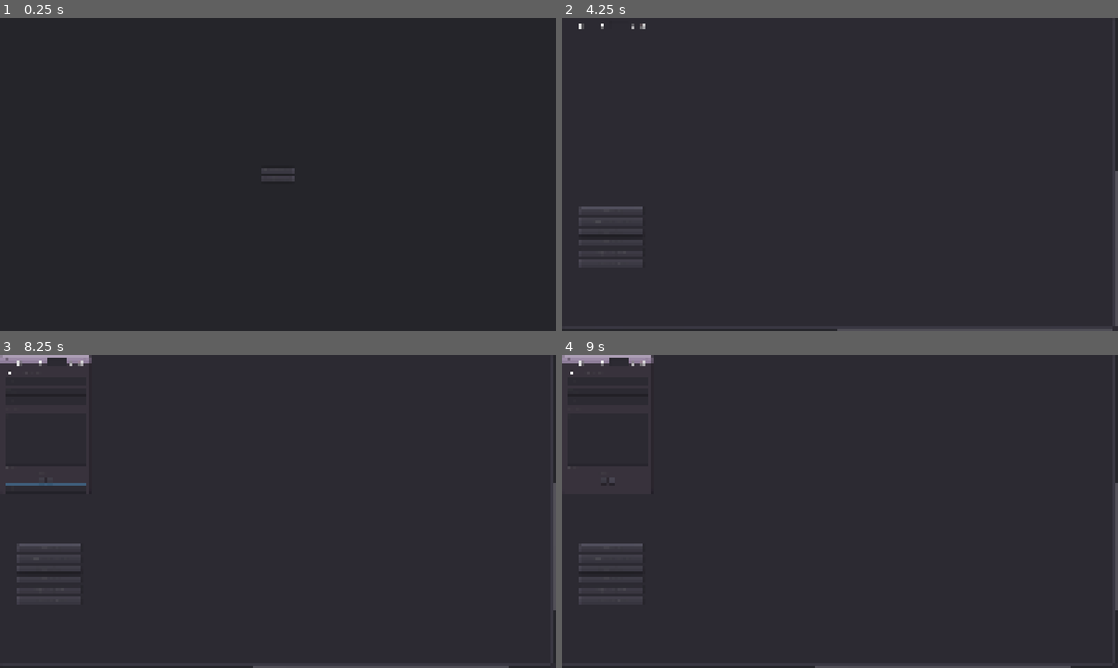
Above: before the commit, frames 1-4 (two rows, left to right).
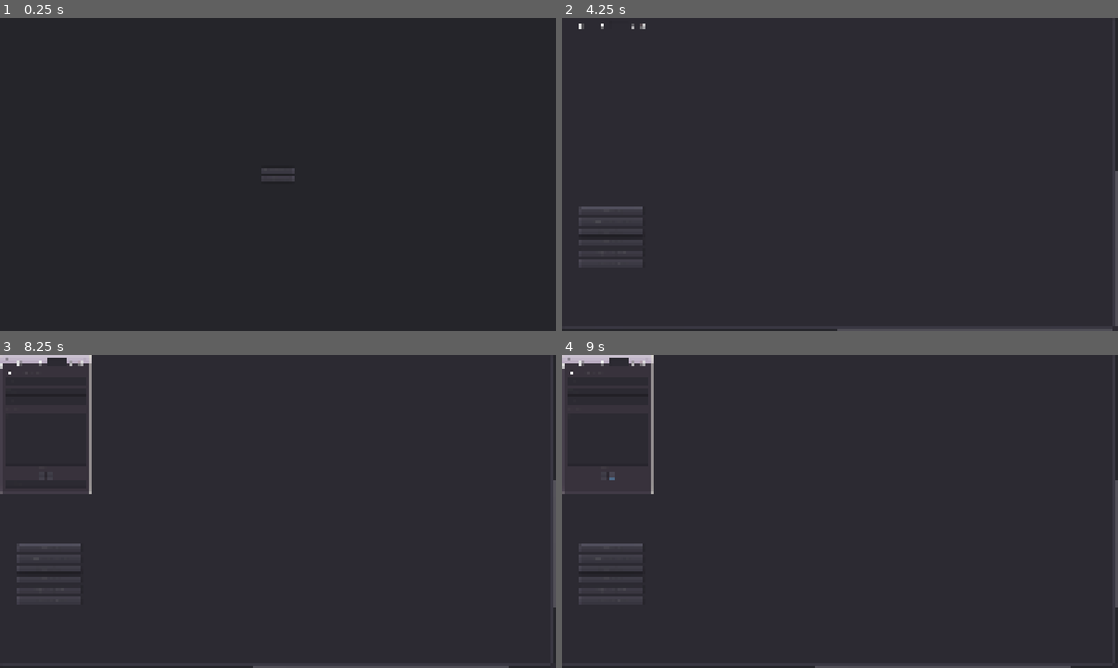
Above: after the commit, the same moments.

Repository: masterhand83/moon_dialogs
Game: Godot game, scene res://GUI/main_view.tscn
Same seed, same stepped clock (60 frames per second), same inputs: the game is played once before the commit and once after it.
Inputs (mouse positions are in pixels of both pictures, inside the frame that each line leads up to):
- Up to frame 1 (0.25 s): no input
- Up to frame 2 (4.25 s): click "New Project" at 0.5 s; click (573, 24) at 1.25 s; click (595, 24) at 2 s; click (606, 24) at 2.75 s; click (639, 24) at 3.5 s
- Up to frame 3 (8.25 s): click "Add Dialog" at 4.25 s; click (44, 380) at 5.02 s; type "12" at 5.1 s; click (44, 392) at 5.25 s; type "Alex" at 5.33 s; click (44, 401) at 5.48 s; type "12" at 5.57 s; click (44, 439) at 5.77 s; type "Alex" at 5.85 s; click "multiple choice" at 6.5 s; click "+" at 7.25 s; click (44, 489) at 8.02 s; type "12" at 8.1 s
- Up to frame 4 (9 s): click "-" at 8.75 s

Frames 1-2 are identical in both runs. In frame 3, 0.8% of the frame differs, in the area x 0-100%, y 0-82%; in frame 4, 0.6%.

Commit message:
added next/choice toggler

Diff:
--- a/dialog_node/base_dialog_node.gd
+++ b/dialog_node/base_dialog_node.gd
@@ -19,6 +19,9 @@
     line_edit.placeholder_text = 'choice'
     choice_inputs[str(choice_index)] = line_edit
     add_child(line_edit, true)
+    set_slot(choice_index,
+            false, 0, DEFAULT_COLOR,
+            true, DEFAULT_PORT, DEFAULT_COLOR)
     choice_index += 1
     update()
     force_update_transform()
@@ -28,11 +31,23 @@
     var last_index = get_child_count() - 1;
     if last_index <= CHOICE_MENU_INDEX:
         return
-    set_slot(last_index,
-            false, 0, DEFAULT_COLOR,
-            false, DEFAULT_PORT, DEFAULT_COLOR)
     var choice_input = choice_inputs.get(str(last_index))
     choice_inputs.erase(str(last_index))
     choice_input.queue_free()
+    clear_slot(last_index)
     choice_index -= 1
     rect_size.y = 0
+
+
+func _on_CheckBox_toggled(button_pressed: bool) -> void:
+    $NextLabel.visible = not button_pressed
+    $ChoiceMenu.visible = button_pressed
+    set_slot(NEXT_LABEL_INDEX,
+            false, 0, DEFAULT_COLOR,
+            not button_pressed, DEFAULT_PORT, DEFAULT_COLOR)
+    for index in choice_inputs.keys():
+        var i = int(index)
+        set_slot(i,
+                false, 0, DEFAULT_COLOR,
+                button_pressed, DEFAULT_PORT, DEFAULT_COLOR)
+        choice_inputs[index].visible = button_pressed
--- a/dialog_node/base_dialog_node.tscn
+++ b/dialog_node/base_dialog_node.tscn
@@ -12,7 +12,7 @@
 margin_bottom = 309.939
 title = "0"
 show_close = true
-slot/0/left_enabled = false
+slot/0/left_enabled = true
 slot/0/left_type = 0
 slot/0/left_color = Color( 1, 1, 1, 1 )
 slot/0/right_enabled = false
@@ -33,7 +33,7 @@
 slot/3/left_enabled = false
 slot/3/left_type = 0
 slot/3/left_color = Color( 1, 1, 1, 1 )
-slot/3/right_enabled = false
+slot/3/right_enabled = true
 slot/3/right_type = 0
 slot/3/right_color = Color( 1, 1, 1, 1 )
 slot/4/left_enabled = false
@@ -47,7 +47,7 @@
 "_edit_use_anchors_": false
 }
 
-[node name="Label2" type="Label" parent="."]
+[node name="InputLabel" type="Label" parent="."]
 margin_left = 16.0
 margin_top = 24.0
 margin_right = 247.0
@@ -68,7 +68,7 @@
 margin_right = 247.0
 margin_bottom = 316.0
 
-[node name="Label" type="Label" parent="."]
+[node name="NextLabel" type="Label" parent="."]
 margin_left = 16.0
 margin_top = 317.0
 margin_right = 247.0
@@ -76,10 +76,12 @@
 text = "Next"
 
 [node name="ChoiceMenu" parent="." instance=ExtResource( 1 )]
+visible = false
 margin_left = 16.0
 margin_top = 332.0
 margin_right = 247.0
 margin_bottom = 370.0
 [connection signal="close_request" from="." to="." method="_on_DialogNode_close_request"]
+[connection signal="toggled" from="CheckBox" to="." method="_on_CheckBox_toggled"]
 [connection signal="add_choice" from="ChoiceMenu" to="." method="_on_ChoiceMenu_add_choice"]
 [connection signal="delete_choice" from="ChoiceMenu" to="." method="_on_ChoiceMenu_delete_choice"]
